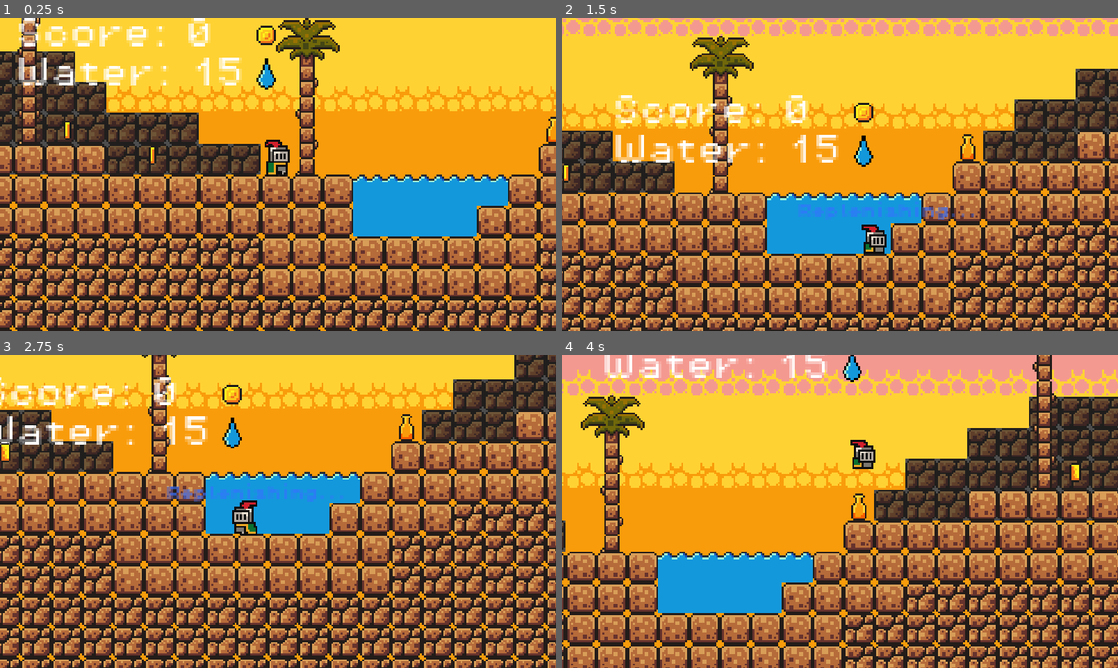
Above: before the commit, frames 1-4 (two rows, left to right).
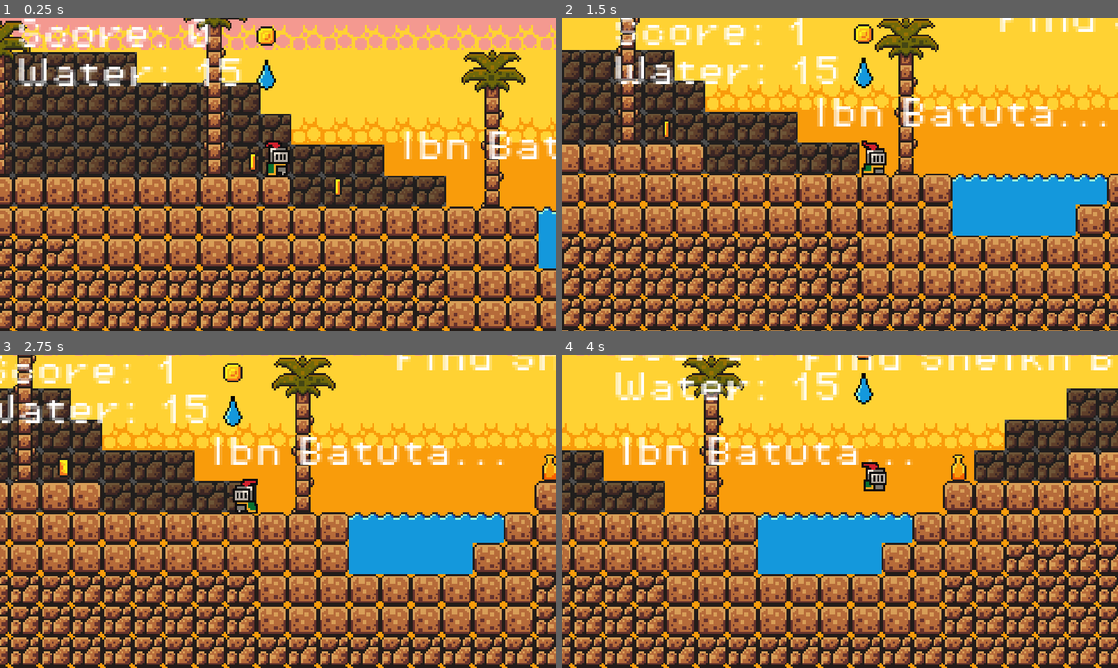
Above: after the commit, the same moments.

Repository: hypercreeper/TheWanderersPuzzle
Game: Godot game, scene res://scenes/africa.tscn
Two runs of this game, one before a commit and one after it. Both use one fixed random seed, a clock stepped at 60 frames per second and the inputs below. This scene is started directly instead of the project's main scene. Sound files missing from this copy of the repository are replaced by a short silence.
Inputs (mouse positions are in pixels of both pictures, inside the frame that each line leads up to):
- Up to frame 1 (0.25 s): no input
- Up to frame 2 (1.5 s): move the mouse to (962, 158) at 0.52 s; hold Right (move_right) from 0.53 s (still down); tap Space (jump) at 0.77 s; move the mouse to (728, 190) at 1.27 s
- Up to frame 3 (2.75 s): tap Space (jump) at 1.52 s; move the mouse to (333, 442) at 2.02 s; release Right (move_right) at 2.03 s; hold A (move_left) from 2.03 s (still down)
- Up to frame 4 (4 s): move the mouse to (812, 574) at 2.77 s; release A (move_left) at 2.78 s; hold Right (move_right) from 2.78 s (still down); tap Space (jump) at 3.02, 3.77 s; move the mouse to (1006, 558) at 3.52 s

The runs differ from the first frame. In frame 1, 45% of the frame differs, in the area x 0-100%, y 0-100%; in frame 2, 72%; in frame 3, 78%; in frame 4, 75%.

Commit message:
Sheikh H

Diff:
--- a/scenes/africa.tscn
+++ b/scenes/africa.tscn
@@ -12,8 +12,9 @@
 [ext_resource type="Texture2D" uid="uid://ptb23jubexxh" path="res://assets/sprites/coinicon.png" id="9_e27jd"]
 [ext_resource type="FontFile" uid="uid://ctui8lbqt0mdi" path="res://font.ttf" id="9_f6bur"]
 [ext_resource type="Texture2D" uid="uid://m5rjric0phad" path="res://assets/sprites/droplet.png" id="10_8dg52"]
-[ext_resource type="PackedScene" uid="uid://dayjr02m01dcl" path="res://scenes/pot.tscn" id="10_r0i2g"]
+[ext_resource type="PackedScene" uid="uid://chtm5rrt4ee8i" path="res://scenes/pot.tscn" id="10_r0i2g"]
 [ext_resource type="Script" path="res://scenes/water_regen_area.gd" id="13_johc0"]
+[ext_resource type="Texture2D" uid="uid://c8242ptcdjfqa" path="res://assets/sprites/sheikh a.png" id="15_srpjx"]
 
 [sub_resource type="WorldBoundaryShape2D" id="WorldBoundaryShape2D_pv50g"]
 distance = -111.0
@@ -301,7 +302,7 @@
 position = Vector2(-244, -7)
 
 [node name="Player" parent="." instance=ExtResource("6_mgqva")]
-position = Vector2(-135, 14)
+position = Vector2(-231, -3)
 
 [node name="Camera2D" type="Camera2D" parent="Player"]
 zoom = Vector2(4, 4)
@@ -383,6 +384,56 @@
 position = Vector2(-11, -2)
 polygon = PackedVector2Array(-35, -11, -35, 16, 29, 16, 29, 0, 45, 0, 45, -11)
 
+[node name="Label" type="Label" parent="."]
+offset_left = -169.0
+offset_top = -23.0
+offset_right = -13.0
+theme_override_fonts/font = ExtResource("9_f6bur")
+theme_override_font_sizes/font_size = 16
+text = "Ibn Batuta..."
+
+[node name="Label2" type="Label" parent="."]
+offset_left = -73.0
+offset_top = -72.0
+offset_right = 225.0
+offset_bottom = -49.0
+theme_override_fonts/font = ExtResource("9_f6bur")
+theme_override_font_sizes/font_size = 16
+text = "Find Sheikh Burhanuddin..."
+
+[node name="Label3" type="Label" parent="."]
+offset_left = 308.0
+offset_top = -105.0
+offset_right = 636.0
+offset_bottom = -82.0
+theme_override_fonts/font = ExtResource("9_f6bur")
+theme_override_font_sizes/font_size = 16
+text = "Stay Hydrated..."
+
+[node name="Label4" type="Label" parent="."]
+offset_left = 598.0
+offset_top = -113.0
+offset_right = 926.0
+offset_bottom = -90.0
+theme_override_fonts/font = ExtResource("9_f6bur")
+theme_override_font_sizes/font_size = 16
+text = "Almost There..."
+
+[node name="Label5" type="Label" parent="."]
+offset_left = 1353.0
+offset_top = -49.0
+offset_right = 1753.0
+offset_bottom = -26.0
+theme_override_fonts/font = ExtResource("9_f6bur")
+theme_override_font_sizes/font_size = 16
+text = "Almost There... Stay Hydrated..."
+
+[node name="SheikhA" type="Sprite2D" parent="."]
+position = Vector2(2592, -102)
+scale = Vector2(0.0752253, 0.0752253)
+texture = ExtResource("15_srpjx")
+flip_h = true
+
 [connection signal="body_entered" from="Pot/Pot" to="Pot/Pot" method="_on_body_entered"]
 [connection signal="body_entered" from="Area2D" to="Area2D" method="_on_body_entered"]
 [connection signal="body_exited" from="Area2D" to="Area2D" method="_on_body_exited"]
--- a/scenes/main_menu.tscn
+++ b/scenes/main_menu.tscn
@@ -128,7 +128,7 @@
 theme_override_colors/font_color = Color(0, 0, 0, 1)
 theme_override_fonts/font = ExtResource("4_hkiw7")
 theme_override_font_sizes/font_size = 64
-text = "Options"
+text = "Story"
 flat = true
 
 [node name="TextureRect" type="TextureRect" parent="MarginContainer/HBoxContainer/VBoxContainer/Options Button"]
--- /dev/null
+++ b/scenes/text_box.tscn
@@ -0,0 +1,34 @@
+[gd_scene load_steps=3 format=3 uid="uid://bl0jc3kg3tj0h"]
+
+[ext_resource type="Texture2D" uid="uid://cm3hgoiht3d1q" path="res://assets/sprites/Aseprite_r3lZkSRUR5.png" id="1_is00t"]
+[ext_resource type="FontFile" uid="uid://ctui8lbqt0mdi" path="res://font.ttf" id="2_na8n6"]
+
+[node name="MarginContainer" type="MarginContainer"]
+anchors_preset = -1
+anchor_right = 0.458
+anchor_bottom = 0.617
+offset_right = 8.38397
+offset_bottom = 113.184
+grow_horizontal = 2
+grow_vertical = 2
+
+[node name="TextureRect" type="TextureRect" parent="."]
+layout_mode = 2
+size_flags_vertical = 0
+texture = ExtResource("1_is00t")
+
+[node name="MarginContainer" type="MarginContainer" parent="."]
+layout_mode = 2
+theme_override_constants/margin_left = 32
+theme_override_constants/margin_top = 32
+theme_override_constants/margin_right = 32
+theme_override_constants/margin_bottom = 32
+
+[node name="Label" type="Label" parent="MarginContainer"]
+layout_mode = 2
+theme_override_colors/font_color = Color(0.120485, 0.288196, 0.50511, 1)
+theme_override_fonts/font = ExtResource("2_na8n6")
+theme_override_font_sizes/font_size = 128
+vertical_alignment = 1
+
+[node name="LetterDisplayTimer" type="Timer" parent="."]
--- a/scripts/africa.gd
+++ b/scripts/africa.gd
@@ -6,6 +6,7 @@
 static var regenerating_water = false
 # Called when the node enters the scene tree for the first time.
 func _ready() -> void:
+	SoundFx.play_african()
 	GameManagerss.last_scene="africa"
 	GameManagerss.water = 15
 	$Player/Camera2D/HBoxContainer/Label.text = str(GameManagerss.score)
--- a/scripts/africa_button.gd
+++ b/scripts/africa_button.gd
@@ -14,7 +14,6 @@
 		africa_button.disabled=true
 		click_sound.play()
 		await click_sound.finished
-		SoundFx.play_african()
 		tree.change_scene_to_file("res://scenes/africa.tscn")
 	else:
 		pass
Binary file added: assets/sprites/Aseprite_r3lZkSRUR5.png
Not shown, added: assets/sprites/Aseprite_r3lZkSRUR5.png.import
Binary file added: assets/sprites/Sheik Abdu.webp
Not shown, added: assets/sprites/Sheik Abdu.webp.import
Binary file added: assets/sprites/sheikh a.png
Not shown, added: assets/sprites/sheikh a.png.import
Not shown: 1 places in scenes/africa.tscn that only renumber resources
Not shown: 1 places in scenes/arabia.tscn that only renumber resources
Not shown: 1 places in scenes/india.tscn that only renumber resources
Not shown: 1 places in scenes/pot.tscn that only renumber resources
